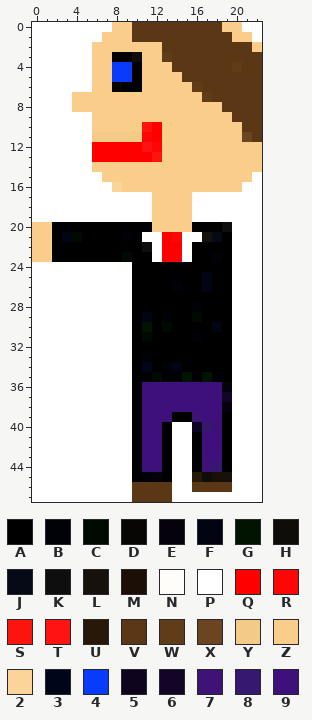
File history of a pixel-art sprite, src/resources/textures/characters/player_1.png. Above: the version before the commit.
The file is 23x48 pixels. Pixels under 10% opacity are left out. Colours within 5 levels of each other are drawn and written as one.
Palette (. is transparent): A #000000  B #000207  C #000a01  D #070604  E #06020c  F #000413  G #001402  H #0f0d08  J #060916  K #0e0e0e  L #16110b  M #1c1006  N #fffdf9  P #ffffff  Q #ff0000  R #ff0606  S #fd140d  T #ff1313  U #28180a  V #5b3715  W #613c19  X #6b4521  Y #f3ca86  Z #facd8a  2 #fbd49a  3 #000519  4 #093cf9  5 #0f041e  6 #130527  7 #3f1275  8 #371871  9 #3d107b
Once edited:
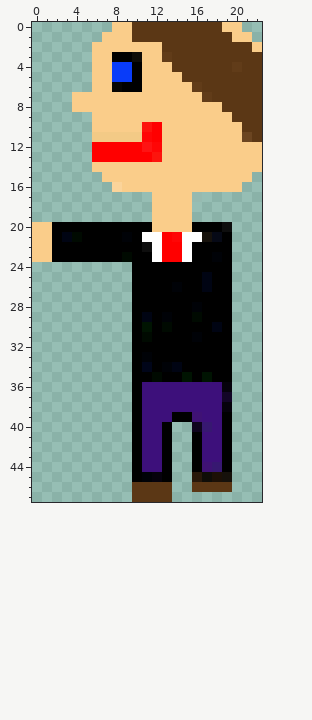
The edit:
colour N: #fffdf9 -> #fffdf91a
y 0: x 0..7 PPPPPPPP -> ........; x 21..22 PP -> ..
y 1: x 0..6 PPPPPPP -> .......; x 22 P -> .
y 2..6: x 0..5 PPPPPP -> ......
y 7..8: x 0..3 PPPP -> ....
y 9..14: x 0..5 PPPPPP -> ......
y 15: x 0..6 PPPPPPP -> .......; x 22 P -> .
y 16: x 0..7 PPPPPPPP -> ........; x 21..22 PP -> ..
y 17: x 0..11 PPPPPPPPPPPP -> ............; x 17..22 PPPPPP -> ......
y 18..19: x 0..11 PPPPPPPPPPPP -> ............; x 16..22 PPPPPPP -> .......
y 20..23: x 20..22 PPP -> ...
y 24..39: x 0..9 PPPPPPPPPP -> ..........; x 20..22 PPP -> ...
y 40..46: x 0..9 PPPPPPPPPP -> ..........; x 14..15 PP -> ..; x 20..22 PPP -> ...
y 47: x 0..9 PPPPPPPPPP -> ..........; x 14..22 PPPPPPPPP -> .........
Pixel boxes of the changes (left, top, right, bottom) in both pictures:
changed: (32, 22, 262, 502)
